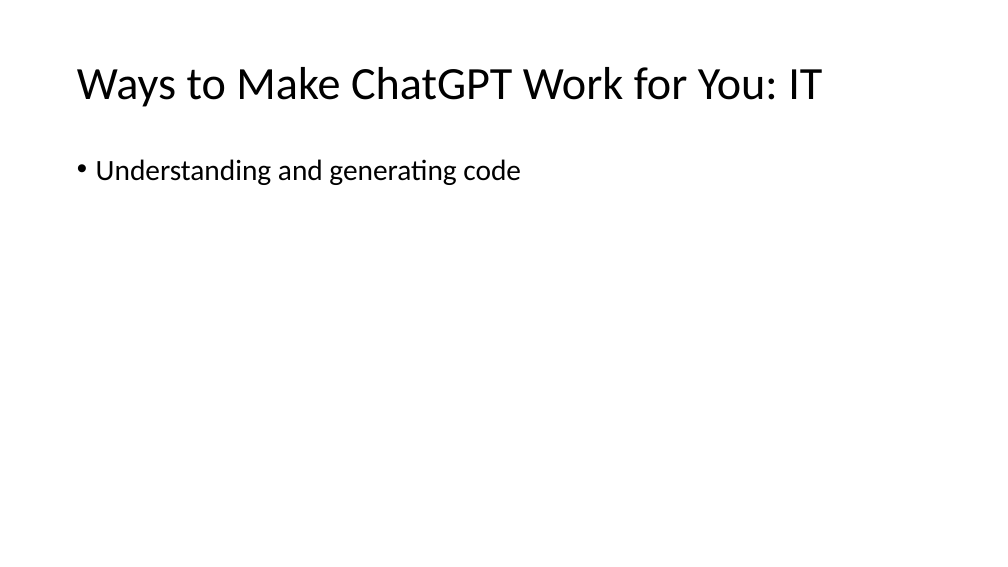
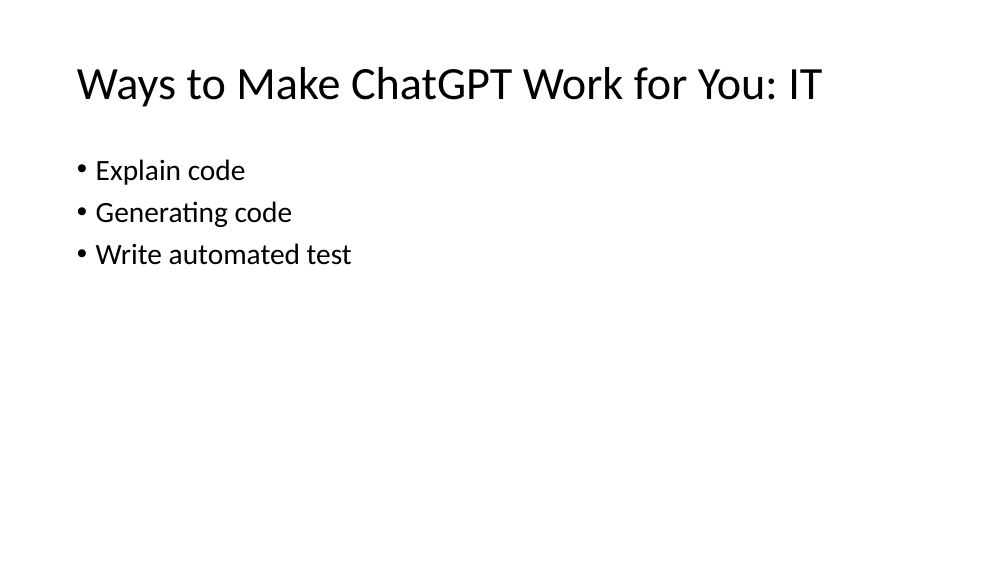
Before and after one commit to DavidGiard/Presentation-Slides, a slide deck: slide 6 of ChatGPT/ChatGPT.pptx (slide 5 before the commit). Drawn at 1008x567 pixels with LibreOffice and Linux fonts; fonts in the diff are those of the drawing. Boxes give left, top, right and bottom in pixels: in the first picture for what was removed or moved away, otherwise in the second. Text is boxed around its words. In the diff, an @@ line names an element or a change of style, - is before the commit and + after.

Commit message:
Update ChatGPT slides

```diff
--- a/ChatGPT/ChatGPT.pptx
+++ b/ChatGPT/ChatGPT.pptx
@@ text at (x1=96, y1=159, x2=352, y2=265): text changed @@
-• Understanding and generating code
+• Explain code
+• Generating code
+• Write automated test
```
Also in this commit, not shown: 7 other slides changed, 1 slide added.
